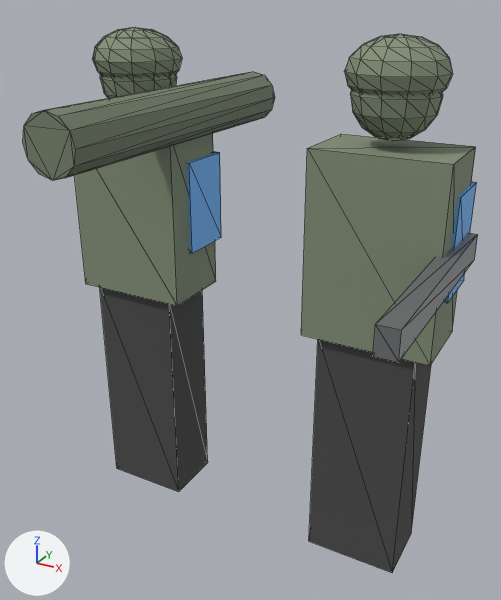
One commit to the glTF model game/assets/models/units/ru_at_team.glb: the scene before it, then after it.
Both versions are drawn from a 50 mm camera at (1.38, -2.56, 2.41) aimed at (0.03, -0.1, 1.18). The axes (+X, +Y, +Z) are drawn at lower left. The lights are the same throughout. The first picture is the older version. Mesh edges are drawn as thin lines. Where no turn or scale is listed for an object, it has been applied to the vertices.

Names of what the first picture shows: 'head_0', 'head_1', 'helmet_0', 'helmet_1', 'launcher_0', 'rifle_1', 'soldier_0', 'soldier_1', 'torso_0', 'torso_1', 'vest_0', 'vest_1'.
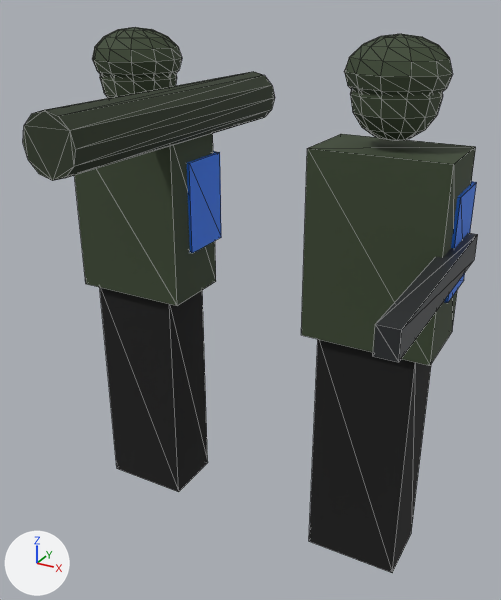
What changed in the scene script:
```text
Change mat_dark:
    mat_dark.base_color: (0.07, 0.07, 0.07) -> (0.00598, 0.00598, 0.00598)  # dark grey #4b4b4b -> black #121212
Change mat_ru_body:
    mat_ru_body.base_color: (0.23, 0.28, 0.19) -> (0.0432, 0.0637, 0.0301)  # grey #849079 -> dark green #3b4730
Change mat_ru_accent:
    mat_ru_accent.base_color: (0.184, 0.224, 0.152) -> (0.0283, 0.0411, 0.0201)  # greyish green #77826d -> dark green #2f3927
Change mat_team_color:
    mat_team_color.base_color: (0.16, 0.47, 0.95) -> (0.022, 0.187, 0.89)  # blue #6fb6f9 -> blue #2978f2
Change mat_metal:
    mat_metal.base_color: (0.25, 0.26, 0.27) -> (0.0509, 0.055, 0.0593)  # grey #898b8e -> dark grey #404245
```

Boxes [x1, y1, x2, y2] around the edits, measured in the pictures (501 x 600 px):
'torso_1', recoloured (grey to dark green)
    both: [301, 134, 476, 366]
'soldier_1', recoloured (dark grey to black)
    both: [309, 339, 431, 573]
'soldier_0', recoloured (dark grey to black)
    both: [100, 287, 208, 492]
'torso_0', recoloured (darker)
    both: [74, 133, 216, 306]
'launcher_0', recoloured (greyish green to dark green)
    both: [23, 71, 275, 181]
'helmet_1', recoloured (darker)
    both: [344, 34, 452, 95]
'rifle_1', recoloured (grey to dark grey)
    both: [373, 233, 478, 362]
'helmet_0', recoloured (darker)
    both: [92, 27, 182, 77]
'head_1', recoloured
    both: [350, 90, 443, 140]
'vest_0', recoloured
    both: [187, 151, 221, 253]
'head_0', recoloured
    both: [100, 73, 177, 98]
'vest_1', recoloured
    both: [444, 181, 477, 303]
